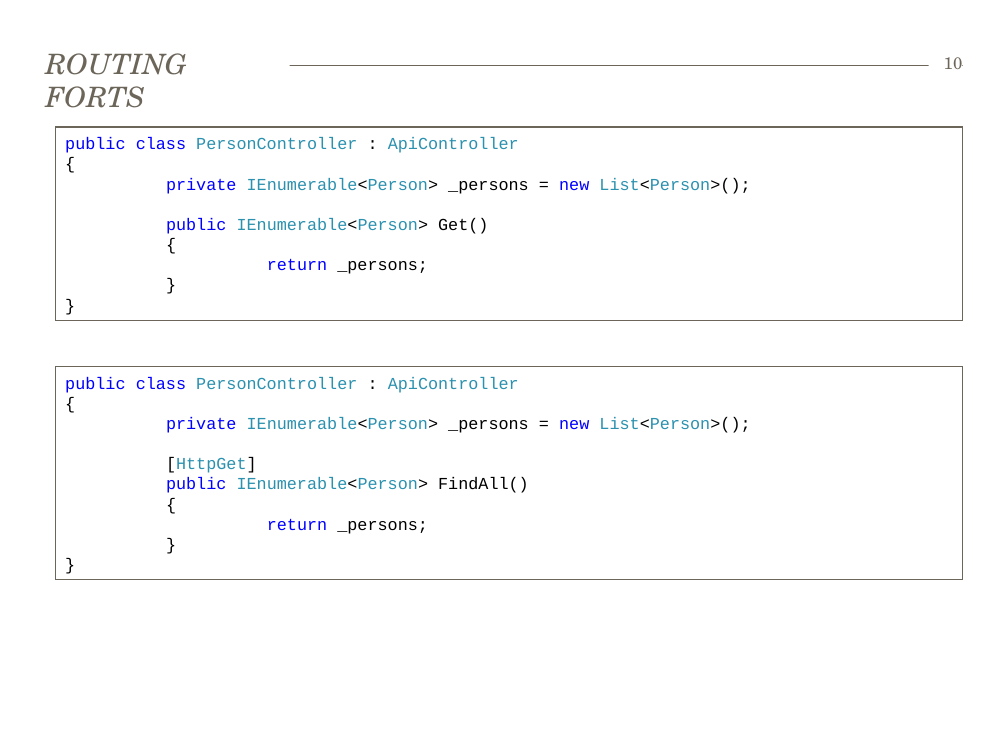
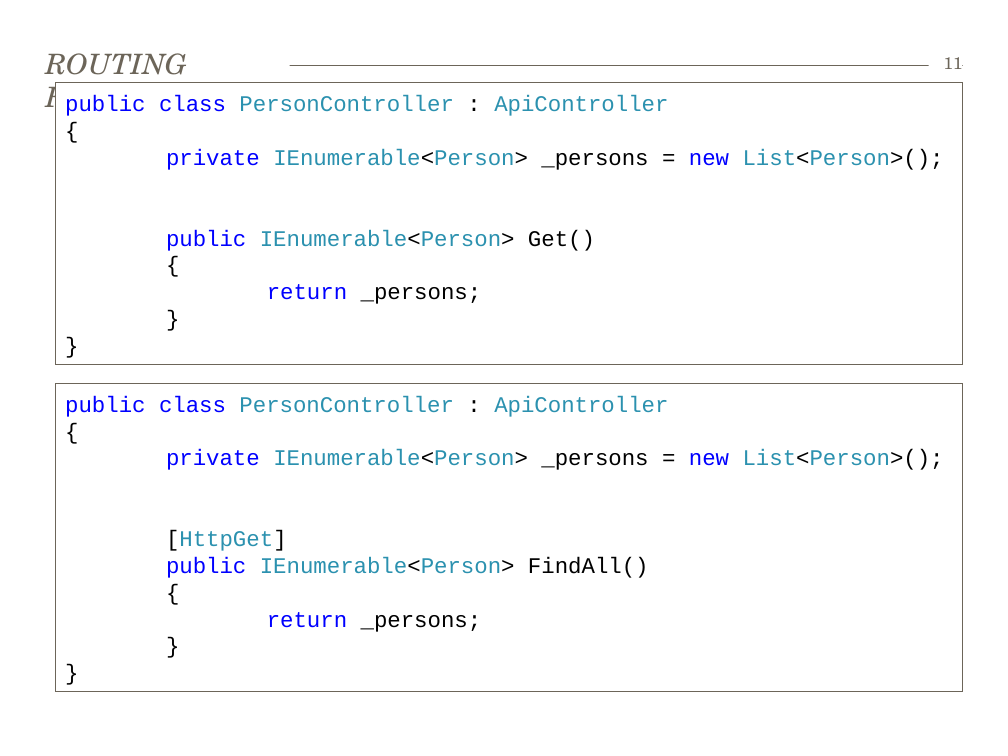
Before and after one commit to bekk/dotnetkurs, a slide deck: slide 11 of webapi/WebAPI.pptx (slide 10 before the commit). Drawn at 1008x756 pixels with LibreOffice and Linux fonts; fonts in the diff are those of the drawing. Boxes give left, top, right and bottom in pixels: in the first picture for what was removed or moved away, otherwise in the second. Text is boxed around its words. In the diff, an @@ line names an element or a change of style, - is before the commit and + after.

```diff
--- a/webapi/WebAPI.pptx
+++ b/webapi/WebAPI.pptx
@@ page number at (944,57,963,69): text changed @@
-10
+11
@@ rectangle "public class PersonController : ApiController": place and size @@
-rectangle "public class PersonController : ApiController" at (55,127,963,321)
+rectangle "public class PersonController : ApiController" at (55,83,963,364)
@@ rectangle "public class PersonController : ApiController" at (55,83,963,364): size 12 to 16 pt @@
@@ rectangle "public class PersonController : ApiController" at (55,383,963,691): size 12 to 16 pt @@
@@ rectangle "public class PersonController : ApiController": place and size @@
-rectangle "public class PersonController : ApiController" at (55,366,963,580)
+rectangle "public class PersonController : ApiController" at (55,383,963,691)
```
Also in this commit, not shown: 13 other slides changed, 16 other files.
